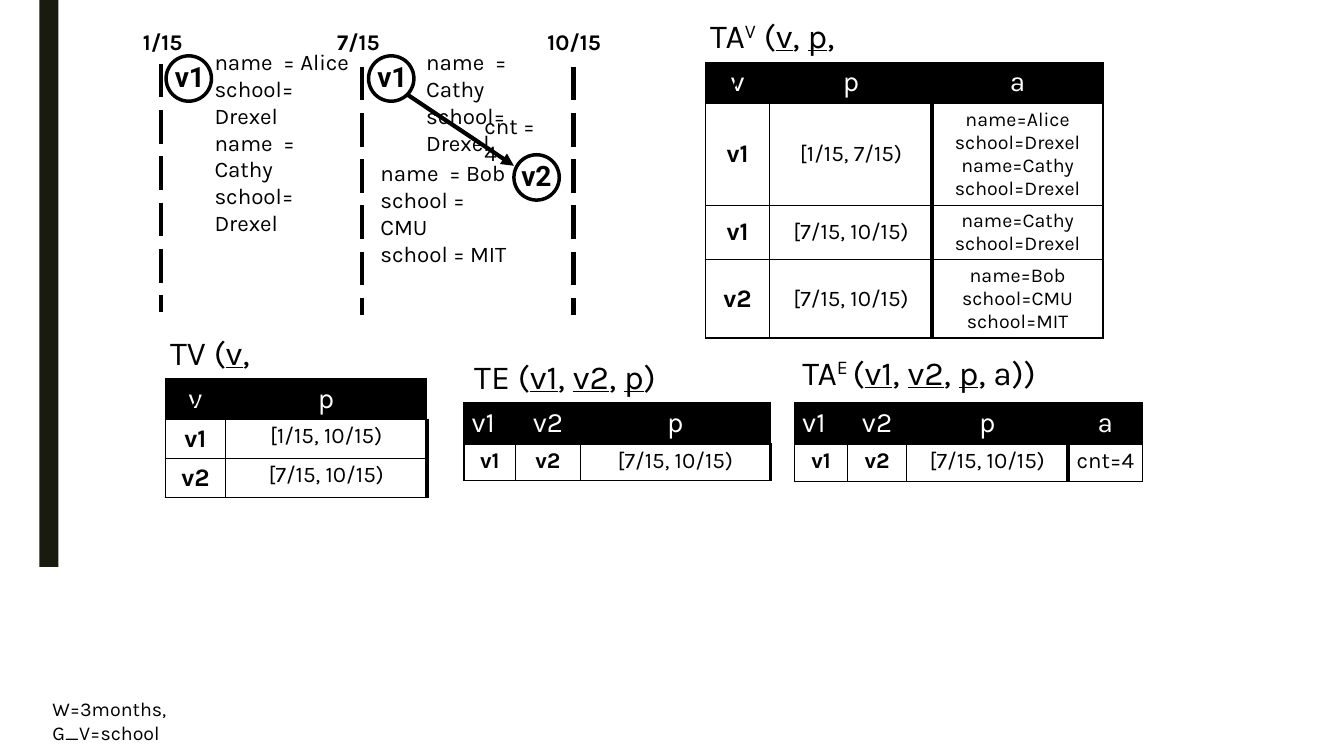
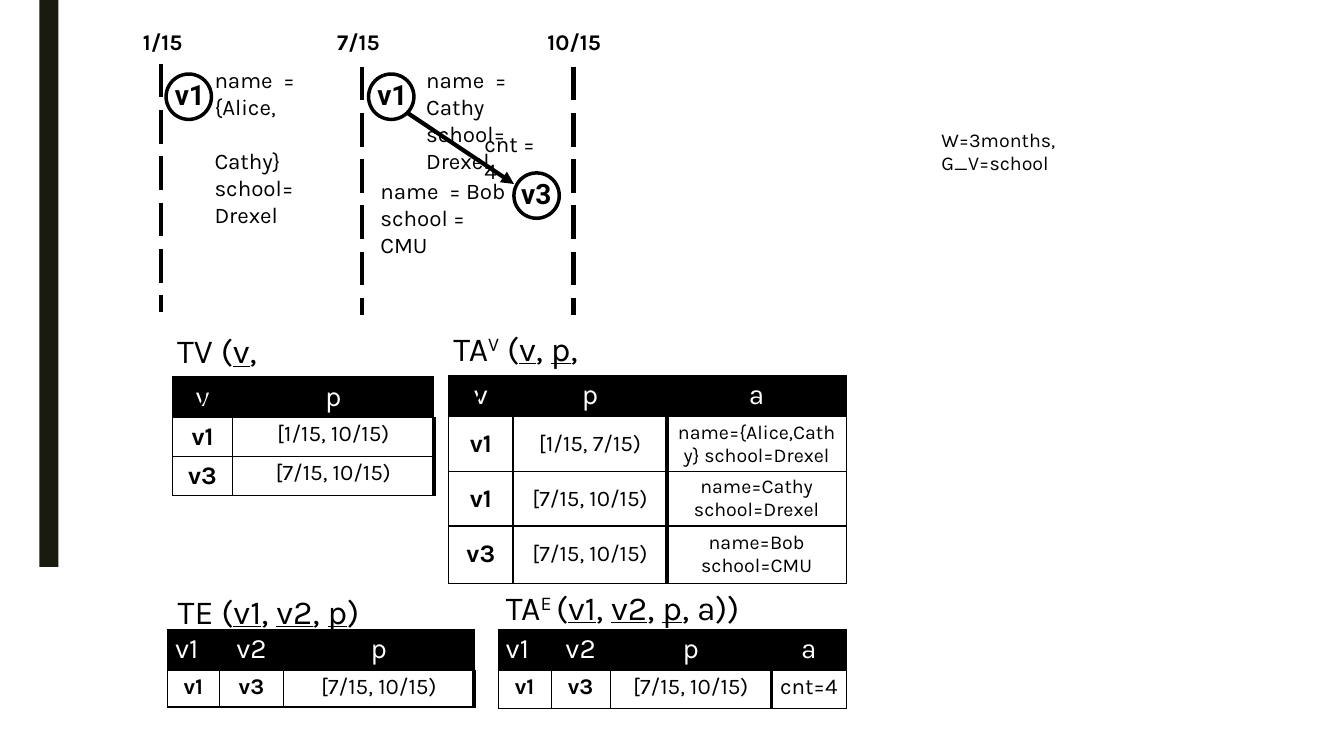
Before and after one commit to PortalDB/portal, a slide deck: slide 6 of paper/sigmod2017/figs/model.pptx. Drawn at 1344x756 pixels with LibreOffice and Linux fonts; fonts in the diff are those of the drawing. Boxes give left, top, right and bottom in pixels: in the first picture for what was removed or moved away, otherwise in the second. Text is boxed around its words. In the diff, an @@ line names an element or a change of style, - is before the commit and + after.

```diff
--- a/paper/sigmod2017/figs/model.pptx
+++ b/paper/sigmod2017/figs/model.pptx
@@ text "name = {Alice,": place and size @@
-text "name = {Alice," at [215, 49, 349, 232]
+text "name = {Alice," at [215, 77, 294, 224]
@@ text at [215, 77, 281, 175]: text changed @@
-name = Alice
+name = {Alice,
+Cathy}
@@ 4 texts, 3 ellipses, 1 arrow: place and size @@
-4 texts, 3 ellipses, 1 arrow at [166, 55, 560, 200]
+4 texts, 3 ellipses, 1 arrow at [166, 74, 560, 219]
@@ text at [215, 140, 294, 232]: paragraphs removed @@
-name = Cathy
-school= Drexel
@@ text "W=3months, G_V=school": place and size @@
-text "W=3months, G_V=school" at [52, 702, 166, 741]
+text "W=3months, G_V=school" at [941, 133, 1055, 171]
@@ text "name = Bob": place and size @@
-text "name = Bob" at [380, 160, 506, 263]
+text "name = Bob" at [380, 179, 505, 254]
@@ text at [521, 178, 551, 211]: text changed @@
-v2
+v3
@@ text at [380, 246, 506, 263]: paragraph removed @@
-school = MIT
@@ text "TV (v, p)": place and size @@
-text "TV (v, p)" at [170, 341, 250, 408]
+text "TV (v, p)" at [177, 339, 257, 406]
@@ text "TAV (v, p, a)": place and size @@
-text "TAV (v, p, a)" at [710, 24, 835, 91]
+text "TAV (v, p, a)" at [453, 336, 578, 404]
@@ table: place and size @@
-table at [165, 379, 427, 498]
+table at [172, 377, 435, 496]
@@ table at [172, 377, 435, 496] @@
-row 3, column 1: v2
+row 3, column 1: v3
@@ table at [449, 376, 847, 584] @@
-row 2, column 3: name=Alice school=Drexel / name=Cathy / school=Drexel
+row 2, column 3: name={Alice,Cathy} school=Drexel
-row 4, column 1: v2
+row 4, column 1: v3
-row 4, column 3: name=Bob / school=CMU school=MIT
+row 4, column 3: name=Bob / school=CMU
@@ table: place and size @@
-table at [706, 63, 1103, 338]
+table at [449, 376, 847, 584]
@@ text "TE (v1, v2, p)": place and size @@
-text "TE (v1, v2, p)" at [474, 364, 656, 397]
+text "TE (v1, v2, p)" at [178, 599, 360, 633]
@@ text "TAE (v1, v2, p, a))": place and size @@
-text "TAE (v1, v2, p, a))" at [853, 360, 1035, 393]
+text "TAE (v1, v2, p, a))" at [556, 595, 739, 628]
@@ table: place and size @@
-table at [464, 403, 770, 481]
+table at [167, 629, 474, 707]
@@ table at [167, 629, 474, 707] @@
-row 2, column 2: v2
+row 2, column 2: v3
@@ table at [498, 629, 846, 708] @@
-row 2, column 2: v2
+row 2, column 2: v3
@@ table: place and size @@
-table at [795, 403, 1142, 482]
+table at [498, 629, 846, 708]
```
Also in this commit, not shown: 7 other slides changed, 2 slides added, 17 other files.
